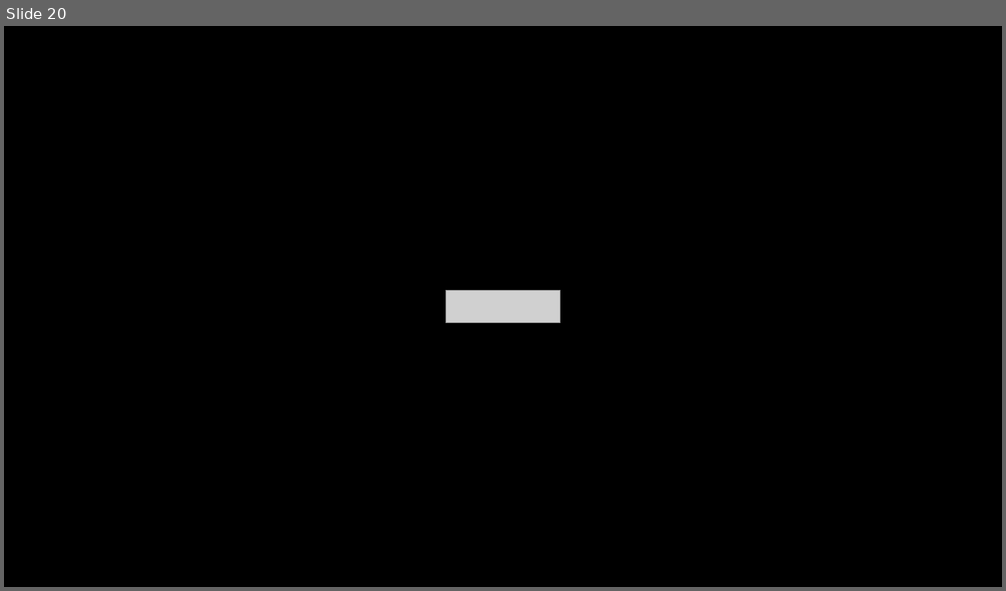
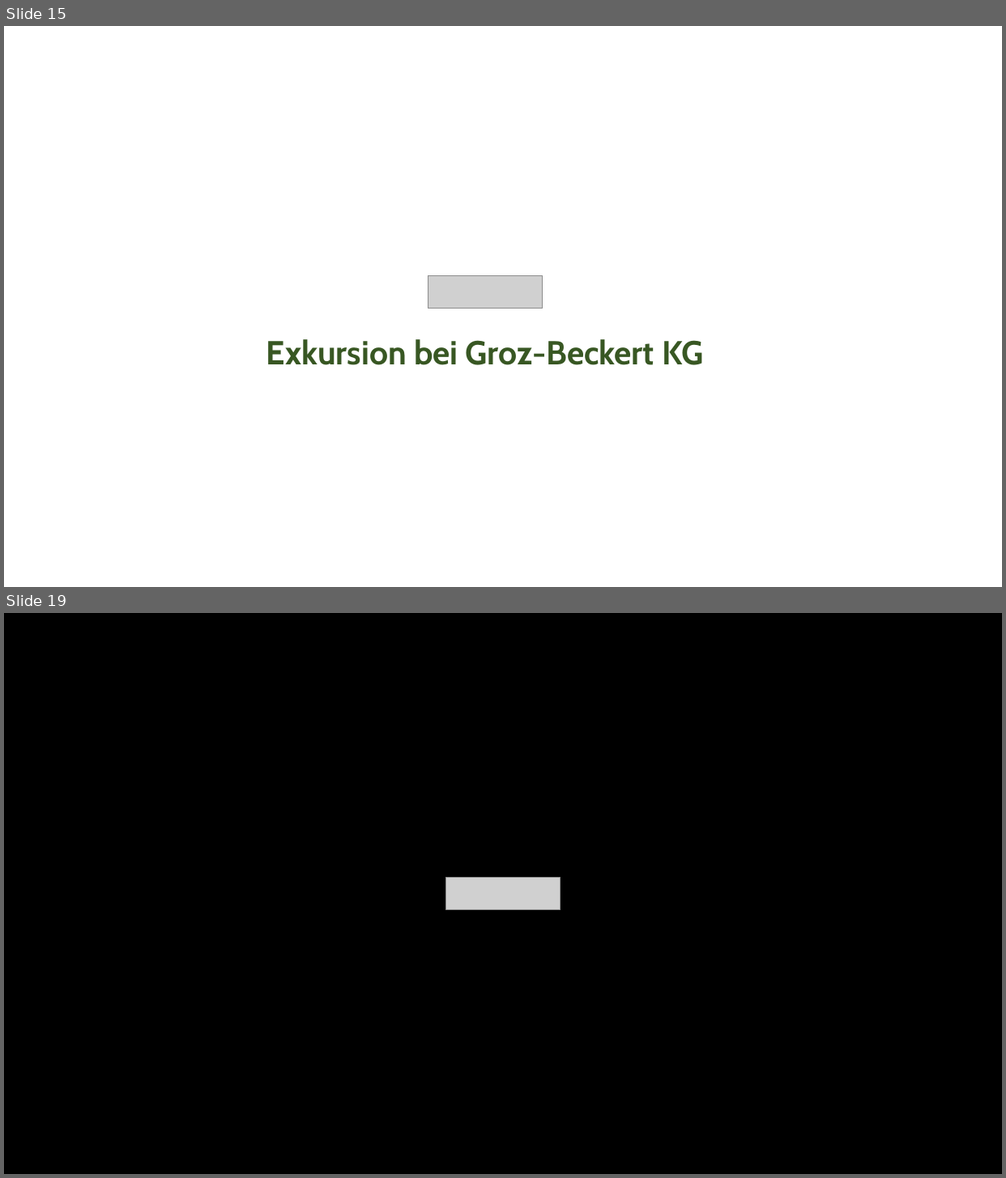
Before and after one commit to Ratoh/SAPLEXA, a slide deck: CavallaroAngelo/Präsentation Wahlmodulvorstellung/SAPlexa Präsentation.pptx. Shown one above the other, each under a label of ours: slide 20 before the commit, slides 15 and 19 after it; the slides between them are not shown. The pictures are 1006x591 and 1006x1178 pixels, drawn with LibreOffice and Linux fonts; fonts in the diff are those of the drawing; grey boxes stand for pictures. Boxes give left, top, right and bottom in pixels: in the first picture for what was removed or moved away, otherwise in the second. Text is boxed around its words. In the diff, an @@ line names an element or a change of style, - is before the commit and + after.

```diff
--- a/CavallaroAngelo/Präsentation Wahlmodulvorstellung/SAPlexa Präsentation.pptx
+++ b/CavallaroAngelo/Präsentation Wahlmodulvorstellung/SAPlexa Präsentation.pptx
@@ slide 15 added at bbox=[4, 26, 1002, 587], background #FFFFFF @@
@@ picture added at bbox=[428, 275, 543, 308] @@
@@ text added at bbox=[266, 339, 704, 365], 32 pt, text #385723, bold @@
+Exkursion bei Groz-Beckert KG
@@ what was slide 20 is now slide 19 @@
```
Also in this commit, not shown: 15 slides changed, 1 other slide added, 3 slides removed.
